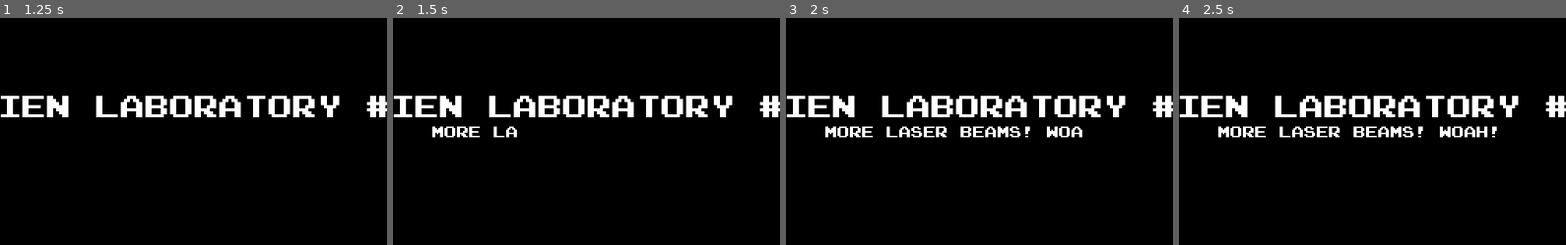
Above: before the commit, frames 1-4 (left to right).
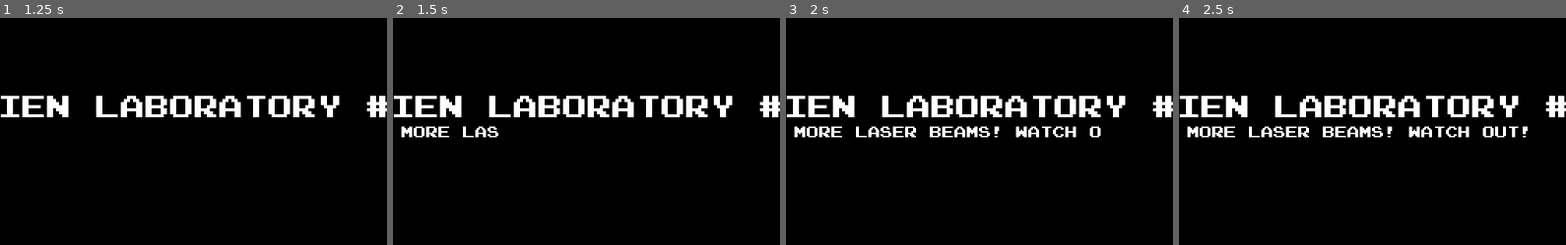
Above: after the commit, the same moments.

Repository: lethiandev/hen-misadventures
Game: Godot game, scene res://levels/level10/level10.tscn
Two runs of this game, one before a commit and one after it. Both use one fixed random seed, a clock stepped at 60 frames per second and the inputs below. This scene is started directly instead of the project's main scene. Sound files missing from this copy of the repository are replaced by a short silence.
Inputs:
- Up to frame 1 (1.25 s): tap Enter (ui_accept) at 0.5, 0.77 s; hold Right (ui_right) from 0.53 s (still down)
- Up to frame 2 (1.5 s): keep holding Right (ui_right); tap Enter (ui_accept) at 1.25 s
- Up to frame 3 (2 s): keep holding Right (ui_right); tap Enter (ui_accept) at 1.52 s
- Up to frame 4 (2.5 s): release Right (ui_right) at 2.03 s; hold Left (ui_left) from 2.03 s (still down)
The pictures show only the part of the screen within x 27-77%, y 28-78%; the shares and areas given below are measured in that part.

Frame 1 is identical in both runs. In frame 2, 0.9% of the frame differs, in the area x 2-33%, y 47-53%; in frame 3, 2.5%; in frame 4, 2.7%, in the area x 2-91%, y 47-53%.

Commit message:
Fix level hints

Diff:
--- a/src/levels/gameover/gameover.tscn
+++ b/src/levels/gameover/gameover.tscn
@@ -6,5 +6,5 @@
 [node name="GameOver" instance=ExtResource( 1 )]
 script = ExtResource( 2 )
 title = "Game Over"
-hint = "Press spacebar to play again"
+hint = "Press space bar to play again"
 next_level = "res://levels/level1/level1.tscn"
--- a/src/levels/level1/level1.tscn
+++ b/src/levels/level1/level1.tscn
@@ -9,7 +9,7 @@
 [ext_resource path="res://collectables/key/key.tscn" type="PackedScene" id=7]
 [ext_resource path="res://player/player.tscn" type="PackedScene" id=8]
 
-[node name="Level1" index="0" instance=ExtResource( 1 )]
+[node name="Level1" instance=ExtResource( 1 )]
 script = ExtResource( 2 )
 title = "Entrance - First Contact"
 hint = "Use arrow keys to move around"
--- a/src/levels/level10/level10.tscn
+++ b/src/levels/level10/level10.tscn
@@ -79,7 +79,7 @@
 
 [node name="Level10" instance=ExtResource( 1 )]
 title = "Alien Laboratory #8"
-hint = "More laser beams! Woah!"
+hint = "More laser beams! Watch out!"
 next_level = "res://levels/level11/level11.tscn"
 
 [node name="TileMap" parent="." index="0"]
@@ -88,7 +88,6 @@
 tile_data = PoolIntArray( 65544, 0, 65537, 65545, 0, 65537, 65546, 0, 65537, 65547, 0, 65537, 65548, 0, 196613, 65549,  …(1614 unchanged characters)…
 
 [node name="Laser" parent="TileMap" index="0" instance=ExtResource( 3 )]
-editor/display_folded = true
 show_behind_parent = true
 position = Vector2( 160, 236 )
 rotation = -3.14159
@@ -99,7 +98,6 @@
 anims/loop = SubResource( 1 )
 
 [node name="Laser2" parent="TileMap" index="1" instance=ExtResource( 3 )]
-editor/display_folded = true
 show_behind_parent = true
 position = Vector2( 224, 36 )
 is_enabled = true
@@ -109,7 +107,6 @@
 anims/loop = SubResource( 2 )
 
 [node name="Laser3" parent="TileMap" index="2" instance=ExtResource( 3 )]
-editor/display_folded = true
 show_behind_parent = true
 position = Vector2( 288, 236 )
 rotation = -3.14159
@@ -120,7 +117,6 @@
 anims/loop = SubResource( 3 )
 
 [node name="Laser4" parent="TileMap" index="3" instance=ExtResource( 3 )]
-editor/display_folded = true
 show_behind_parent = true
 position = Vector2( 352, 36 )
 rotation = -6.28319
--- a/src/levels/level11/level11.tscn
+++ b/src/levels/level11/level11.tscn
@@ -34,7 +34,6 @@
 next_level = "res://levels/level12/level12.tscn"
 
 [node name="TileMap" parent="." index="0"]
-editor/display_folded = true
 tile_set = ExtResource( 3 )
 tile_data = PoolIntArray( -1572851, 0, 196613, -1572850, 0, 131073, -1572849, 0, 131073, -1572848, 0, 131073, -1572847, …(8312 unchanged characters)…
 
--- a/src/levels/level2/level2.tscn
+++ b/src/levels/level2/level2.tscn
@@ -6,9 +6,9 @@
 [ext_resource path="res://collectables/key/key.tscn" type="PackedScene" id=4]
 [ext_resource path="res://player/player.tscn" type="PackedScene" id=5]
 
-[node name="Level2" index="0" instance=ExtResource( 1 )]
+[node name="Level2" instance=ExtResource( 1 )]
 title = "Entrance To Laboratory"
-hint = "Use spacebar to perform jump"
+hint = "Use space bar to jump"
 next_level = "res://levels/level3/level3.tscn"
 
 [node name="TileMap" parent="." index="0"]
--- a/src/levels/level3/level3.tscn
+++ b/src/levels/level3/level3.tscn
@@ -10,7 +10,7 @@
 
 [node name="LevelBase" instance=ExtResource( 1 )]
 title = "Alien Laboratory #1"
-hint = "Avoid touching spikes"
+hint = "Avoid touching deadly spikes"
 next_level = "res://levels/level4/level4.tscn"
 
 [node name="TileMap" parent="." index="0"]
--- a/src/levels/level4/level4.tscn
+++ b/src/levels/level4/level4.tscn
@@ -10,11 +10,10 @@
 
 [node name="Level4" instance=ExtResource( 1 )]
 title = "Alien Laboratory #2"
-hint = "Use double jump to reach high platforms"
+hint = "To jump further use double jump"
 next_level = "res://levels/level5/level5.tscn"
 
 [node name="TileMap" parent="." index="0"]
-editor/display_folded = true
 tile_set = ExtResource( 2 )
 tile_data = PoolIntArray( 196627, 0, 196613, 196628, 0, 131073, 196629, 0, 131073, 196630, 0, 131073, 196631, 0, 131073 …(1345 unchanged characters)…
 
--- a/src/levels/level6/level6.tscn
+++ b/src/levels/level6/level6.tscn
@@ -10,7 +10,7 @@
 
 [node name="Level6" instance=ExtResource( 1 )]
 title = "Alien Laboratory #4"
-hint = "I'm blue da ba dee da ba daa"
+hint = "I'm purple da ba dee da ba di"
 next_level = "res://levels/level7/level7.tscn"
 
 [node name="TileMap" parent="." index="0"]
--- a/src/levels/level7/level7.tscn
+++ b/src/levels/level7/level7.tscn
@@ -10,7 +10,7 @@
 
 [node name="Level7" instance=ExtResource( 1 )]
 title = "Alien Laboratory #5"
-hint = "Collect eggs as much as you can"
+hint = "Collect eggs as many as you can"
 next_level = "res://levels/level8/level8.tscn"
 
 [node name="TileMap" parent="." index="0"]
--- a/src/levels/level8/level8.tscn
+++ b/src/levels/level8/level8.tscn
@@ -10,7 +10,7 @@
 
 [node name="Level8" instance=ExtResource( 1 )]
 title = "Alien Laboratory #6"
-hint = "It's getting harder tho"
+hint = "It's getting more challenging too!"
 next_level = "res://levels/level9/level9.tscn"
 
 [node name="TileMap" parent="." index="0"]
--- a/src/levels/level9/level9.tscn
+++ b/src/levels/level9/level9.tscn
@@ -55,8 +55,7 @@
 "values": [ true, false ]
 }
 
-[sub_resource type="Animation" id=1]
-resource_name = "spikes"
+[sub_resource type="Animation" id=3]
 length = 1.5
 loop = true
 tracks/0/type = "value"
@@ -170,4 +169,4 @@
 
 [node name="AnimationPlayer" type="AnimationPlayer" parent="TileMap/Trap" index="2"]
 autoplay = "spikes"
-anims/spikes = SubResource( 1 )
+anims/spikes = SubResource( 3 )
Not shown: 4 places in src/levels/level9/level9.tscn that only renumber resources
